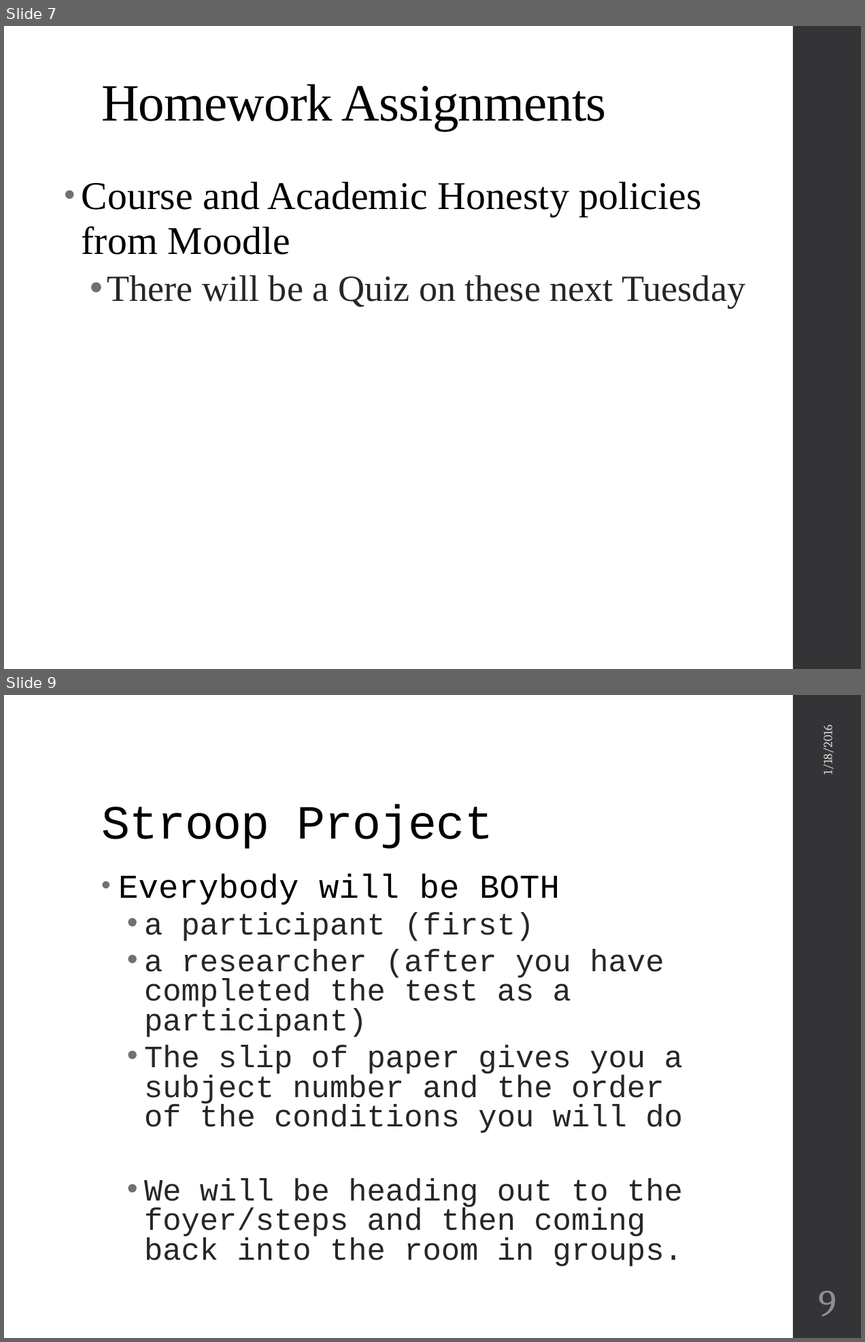
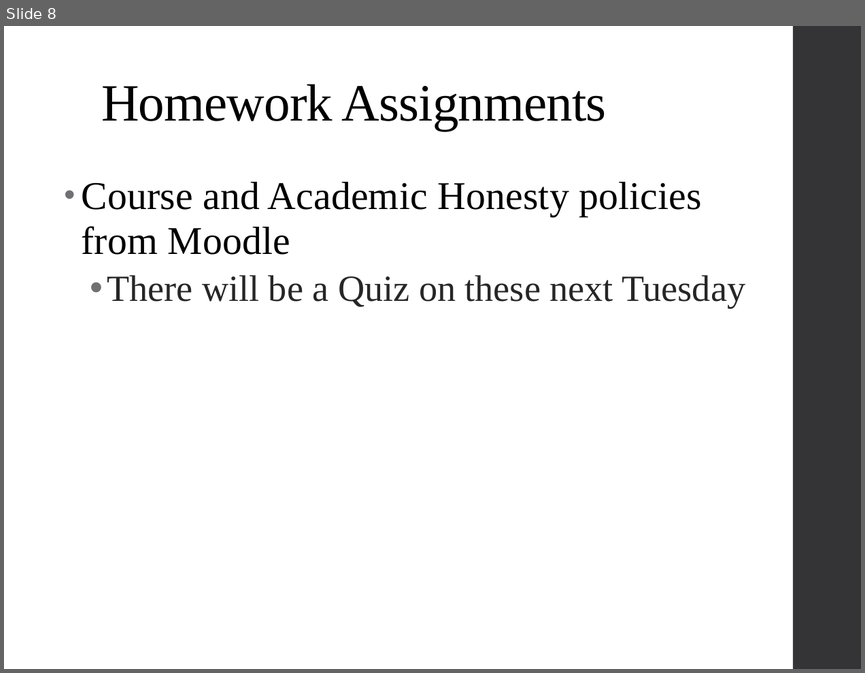
Before and after one commit to psadil/psych241, a slide deck: slides/lab1_21jan2016/lab1_21jan2016.pptx. Shown one above the other, each under a label of ours: slides 7 and 9 before the commit, slide 8 after it; the slides between them are not shown. The pictures are 865x1342 and 865x673 pixels, drawn with LibreOffice and Linux fonts; fonts in the diff are those of the drawing. Boxes give left, top, right and bottom in pixels: in the first picture for what was removed or moved away, otherwise in the second. Text is boxed around its words. In the diff, an @@ line names an element or a change of style, - is before the commit and + after.

```diff
--- a/slides/lab1_21jan2016/lab1_21jan2016.pptx
+++ b/slides/lab1_21jan2016/lab1_21jan2016.pptx
@@ slide 9 removed at (x1=4, y1=695, x2=861, y2=1338), background #FFFFFF; not listed: 1 template element that a slide beside it also shows @@
@@ text removed at (x1=819, y1=730, x2=835, y2=773) @@
-1/18/2016
@@ title removed at (x1=101, y1=804, x2=494, y2=849) @@
-Stroop Project
@@ text removed at (x1=118, y1=874, x2=683, y2=1266) @@
-• Everybody will be BOTH
-  • a participant (first)
-  • a researcher (after you have completed the test as a participant)
-  • The slip of paper gives you a subject number and the order of the conditions you will do
-  • We will be heading out to the foyer/steps and then coming back into the room in groups.
@@ page number removed at (x1=818, y1=1290, x2=836, y2=1316) @@
-9
@@ what was slide 7 is now slide 8 @@
```
Also in this commit, not shown: 6 slides changed, 1 slide added, 11 other slides removed, 3 other files.
